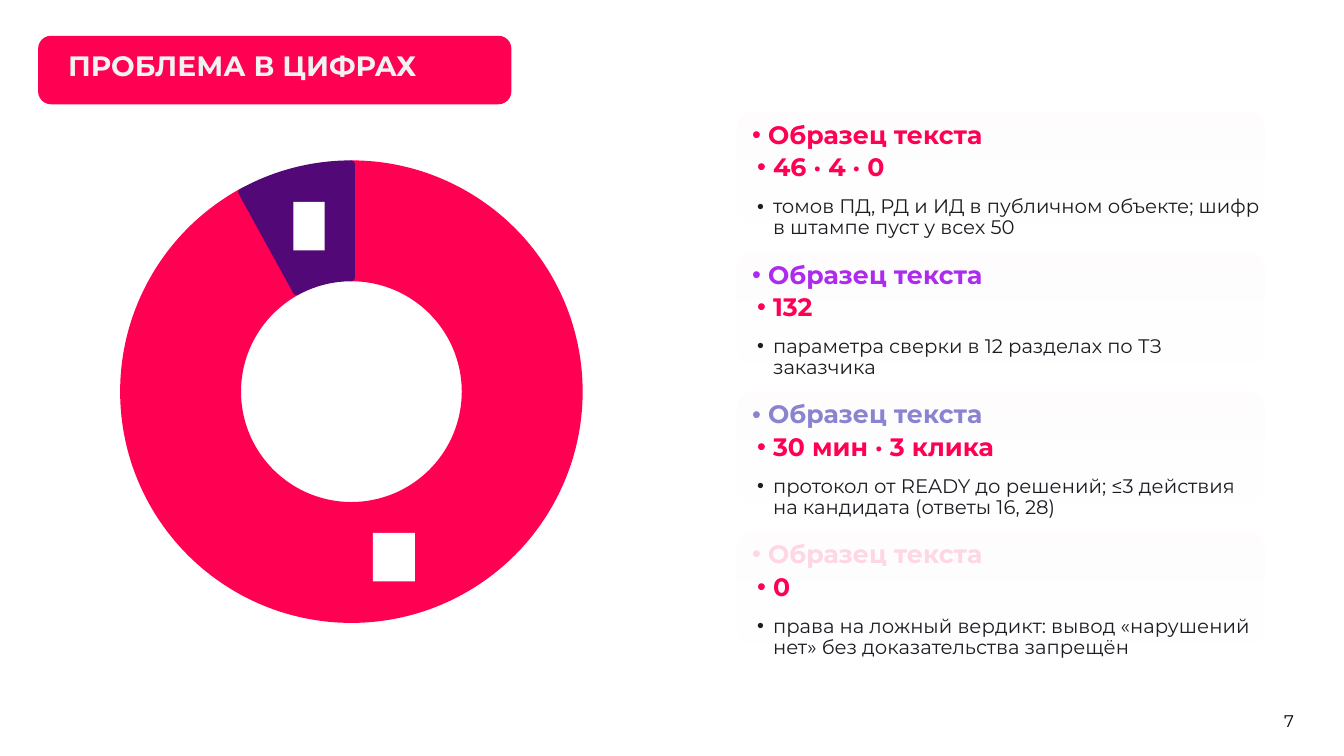
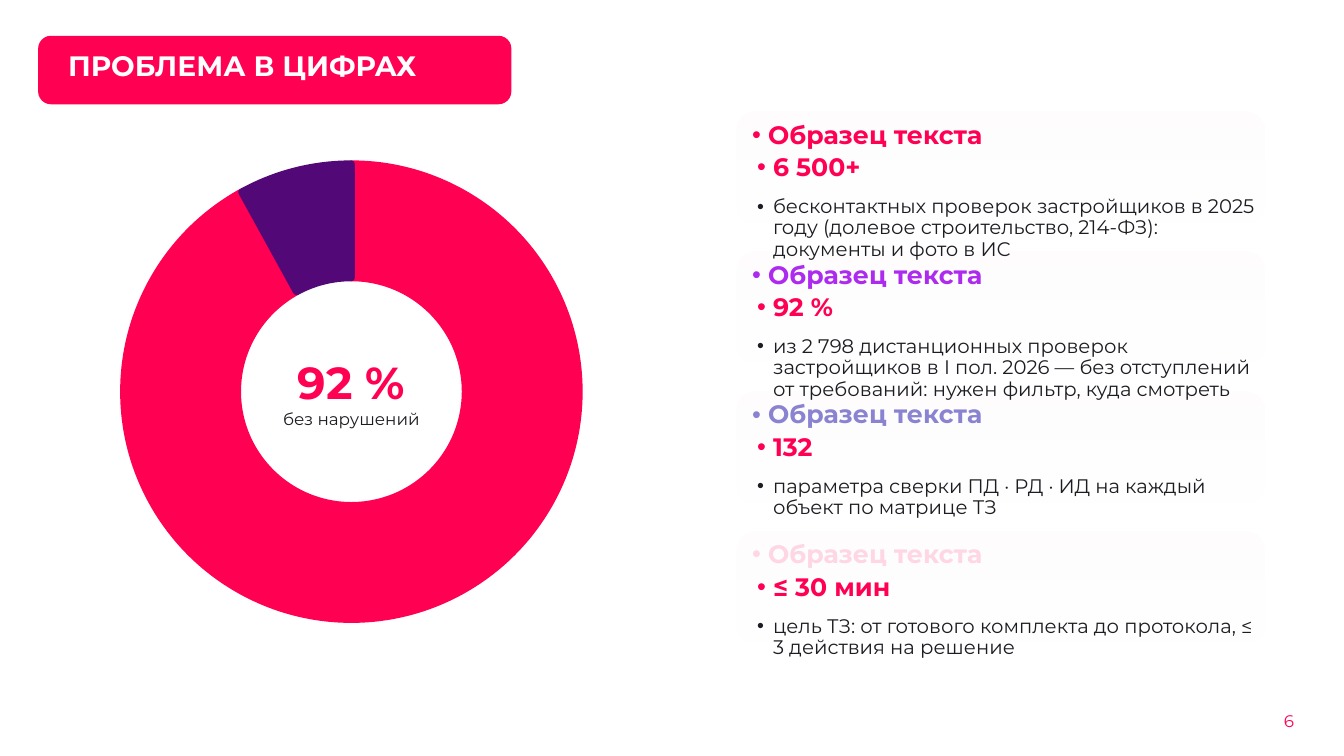
Before and after one commit to KonkovDV/Kontur, a slide deck: slide 6 of submission/03-presentation/Kontur.pptx (slide 7 before the commit). Drawn at 1344x756 pixels with LibreOffice and Linux fonts; fonts in the diff are those of the drawing; background and template pictures are left out. Boxes give left, top, right and bottom in pixels: in the first picture for what was removed or moved away, otherwise in the second. Text is boxed around its words. In the diff, an @@ line names an element or a change of style, - is before the commit and + after.

```diff
--- a/submission/03-presentation/Kontur.pptx
+++ b/submission/03-presentation/Kontur.pptx
@@ doughnut chart at bbox=[69, 150, 634, 634] @@
-categories: ПД, РД
+categories: 1, 2
@@ data labels of Series 1 removed @@
@@ hole size changed @@
@@ text at bbox=[773, 158, 860, 177]: text changed @@
-• 46 · 4 · 0
+• 6 500+
@@ text at bbox=[773, 198, 1254, 260]: text changed @@
-• томов ПД, РД и ИД в публичном объекте; шифр в штампе пуст у всех 50
+• бесконтактных проверок застройщиков в 2025 году (долевое строительство, 214-ФЗ): документы и фото в ИС
@@ text at bbox=[773, 298, 804, 317]: text changed @@
-• 132
+• 92 %
@@ text at bbox=[773, 339, 1250, 400]: text changed @@
-• параметра сверки в 12 разделах по ТЗ заказчика
+• из 2 798 дистанционных проверок застройщиков в I пол. 2026 — без отступлений от требований: нужен фильтр, куда смотреть
@@ text added at bbox=[283, 367, 420, 429], 12 pt, text #1C1D22 @@
+92 %
+без нарушений
@@ text at bbox=[773, 438, 813, 457]: text changed @@
-• 30 мин · 3 клика
+• 132
@@ text at bbox=[773, 478, 1206, 518]: text changed @@
-• протокол от READY до решений; ≤3 действия на кандидата (ответы 16, 28)
+• параметра сверки ПД · РД · ИД на каждый объект по матрице ТЗ
@@ text at bbox=[795, 578, 890, 597]: text changed @@
-• 0
+• ≤ 30 мин
@@ text at bbox=[773, 619, 1236, 658]: text changed @@
-• права на ложный вердикт: вывод «нарушений нет» без доказательства запрещён
+• цель ТЗ: от готового комплекта до протокола, ≤ 3 действия на решение
@@ text at bbox=[1284, 715, 1294, 727]: text changed; text colour none to #FF0053 @@
-7
+6
```
Also in this commit, not shown: 23 other slides changed, 6 slides added, 5 other files.
